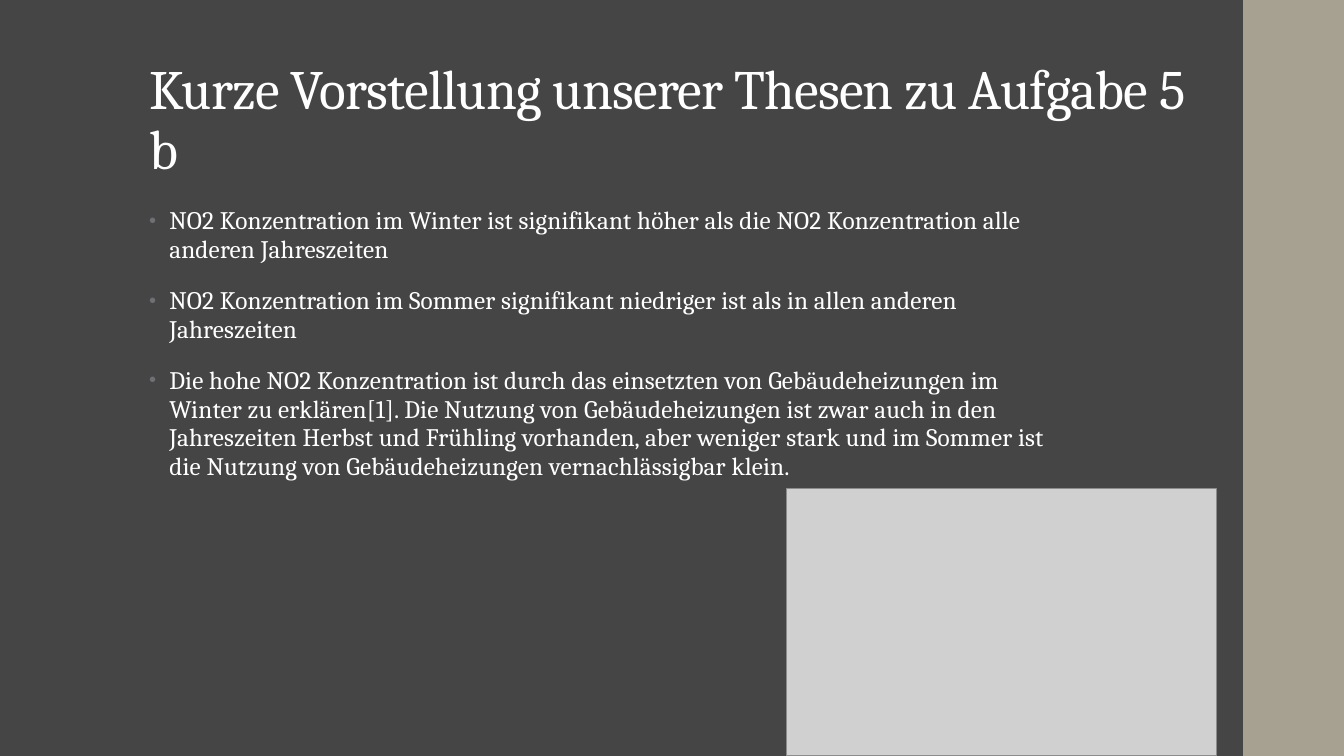
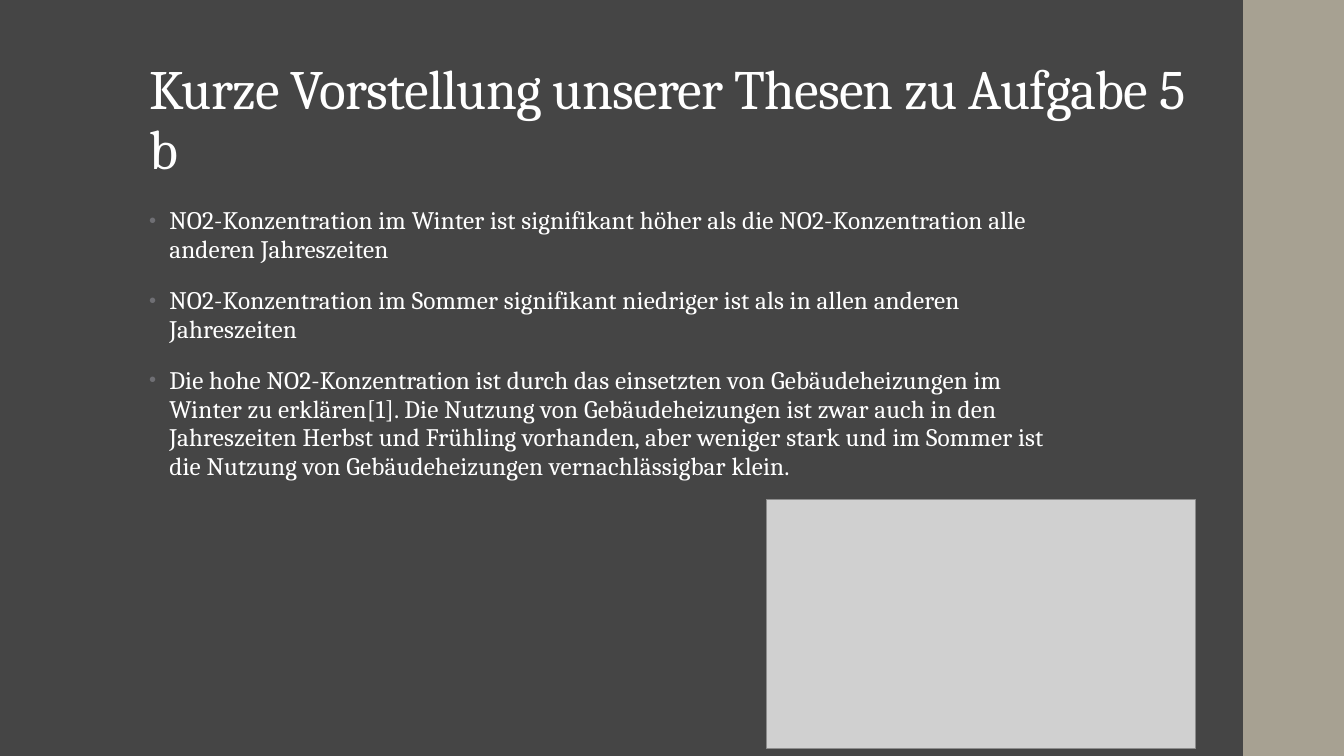
Before and after one commit to JFriedrich29/Studienarbeit-Data-Analytics, a slide deck: slide 7 of Abgabe/Abschlusspräsentation.pptx. Drawn at 1344x756 pixels with LibreOffice and Linux fonts; fonts in the diff are those of the drawing; grey boxes stand for pictures. Boxes give left, top, right and bottom in pixels: in the first picture for what was removed or moved away, otherwise in the second. Text is boxed around its words. In the diff, an @@ line names an element or a change of style, - is before the commit and + after.

```diff
--- a/Abgabe/Abschlusspräsentation.pptx
+++ b/Abgabe/Abschlusspräsentation.pptx
@@ text at bbox=[169, 211, 1043, 481]: text changed @@
-• NO2 Konzentration im Winter ist signifikant höher als die NO2 Konzentration alle anderen Jahreszeiten
-• NO2 Konzentration im Sommer signifikant niedriger ist als in allen anderen Jahreszeiten
-• Die hohe NO2 Konzentration ist durch das einsetzten von Gebäudeheizungen im Winter zu erklären[1]. Die Nutzung von Gebäudeheizungen ist zwar auch in den Jahreszeiten Herbst und Frühling vorhanden, aber weniger stark und im Sommer ist die Nutzung von Gebäudeheizungen vernachlässigbar klein.
+• NO2-Konzentration im Winter ist signifikant höher als die NO2-Konzentration alle anderen Jahreszeiten
+• NO2-Konzentration im Sommer signifikant niedriger ist als in allen anderen Jahreszeiten
+• Die hohe NO2-Konzentration ist durch das einsetzten von Gebäudeheizungen im Winter zu erklären[1]. Die Nutzung von Gebäudeheizungen ist zwar auch in den Jahreszeiten Herbst und Frühling vorhanden, aber weniger stark und im Sommer ist die Nutzung von Gebäudeheizungen vernachlässigbar klein.
@@ picture: place and size @@
-picture at bbox=[786, 488, 1216, 756]
+picture at bbox=[766, 500, 1196, 749]
```
Also in this commit, not shown: 10 other slides changed, 1 other file.
